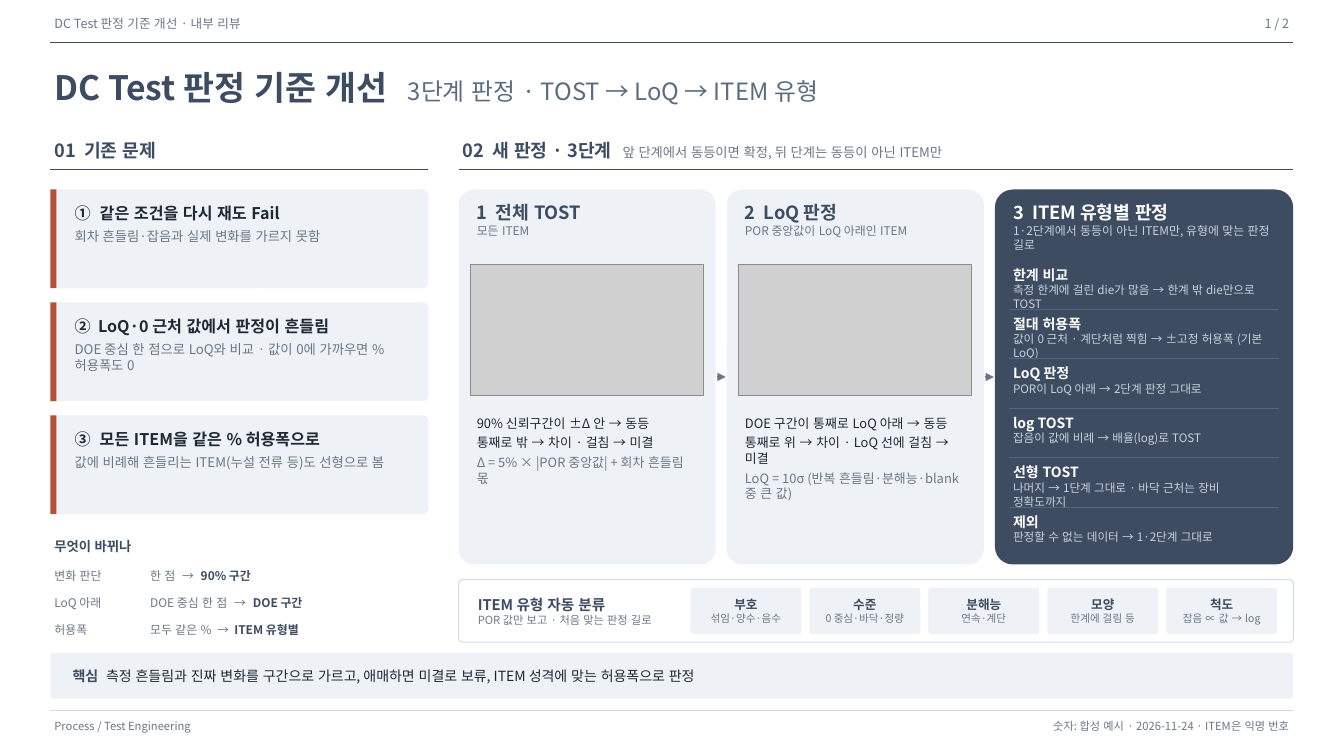
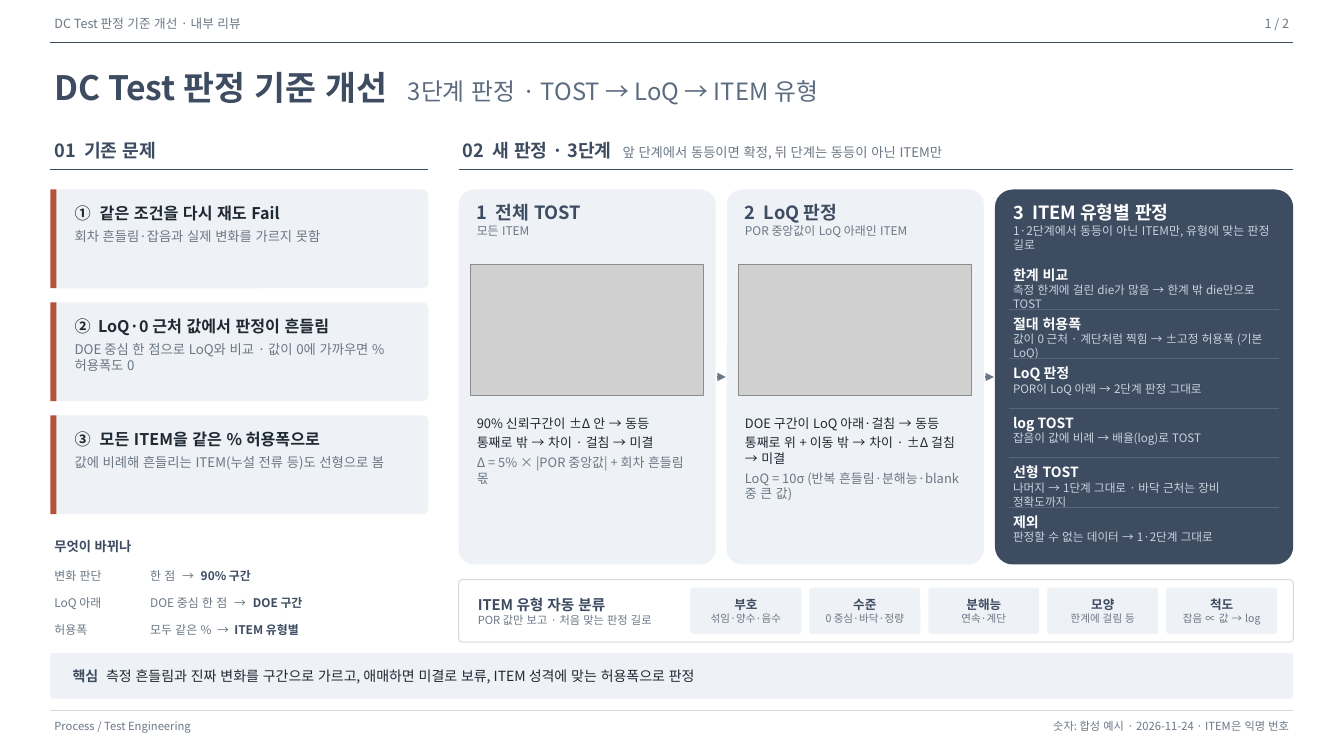
Before and after one commit to pineskyeo/dc-infra-compare, a slide deck: slide 1 of docs/slides/dc-equiv-criteria-v4.pptx. Drawn at 1344x756 pixels with LibreOffice and Linux fonts; fonts in the diff are those of the drawing; grey boxes stand for pictures. Boxes give left, top, right and bottom in pixels: in the first picture for what was removed or moved away, otherwise in the second. Text is boxed around its words. In the diff, an @@ line names an element or a change of style, - is before the commit and + after.

```diff
--- a/docs/slides/dc-equiv-criteria-v4.pptx
+++ b/docs/slides/dc-equiv-criteria-v4.pptx
@@ text at [745, 417, 955, 464]: text changed @@
-DOE 구간이 통째로 LoQ 아래 → 동등
-통째로 위 → 차이 · LoQ 선에 걸침 → 미결
+DOE 구간이 LoQ 아래·걸침 → 동등
+통째로 위 + 이동 밖 → 차이 · ±Δ 걸침 → 미결
```
Also in this commit, not shown: 18 other files.
